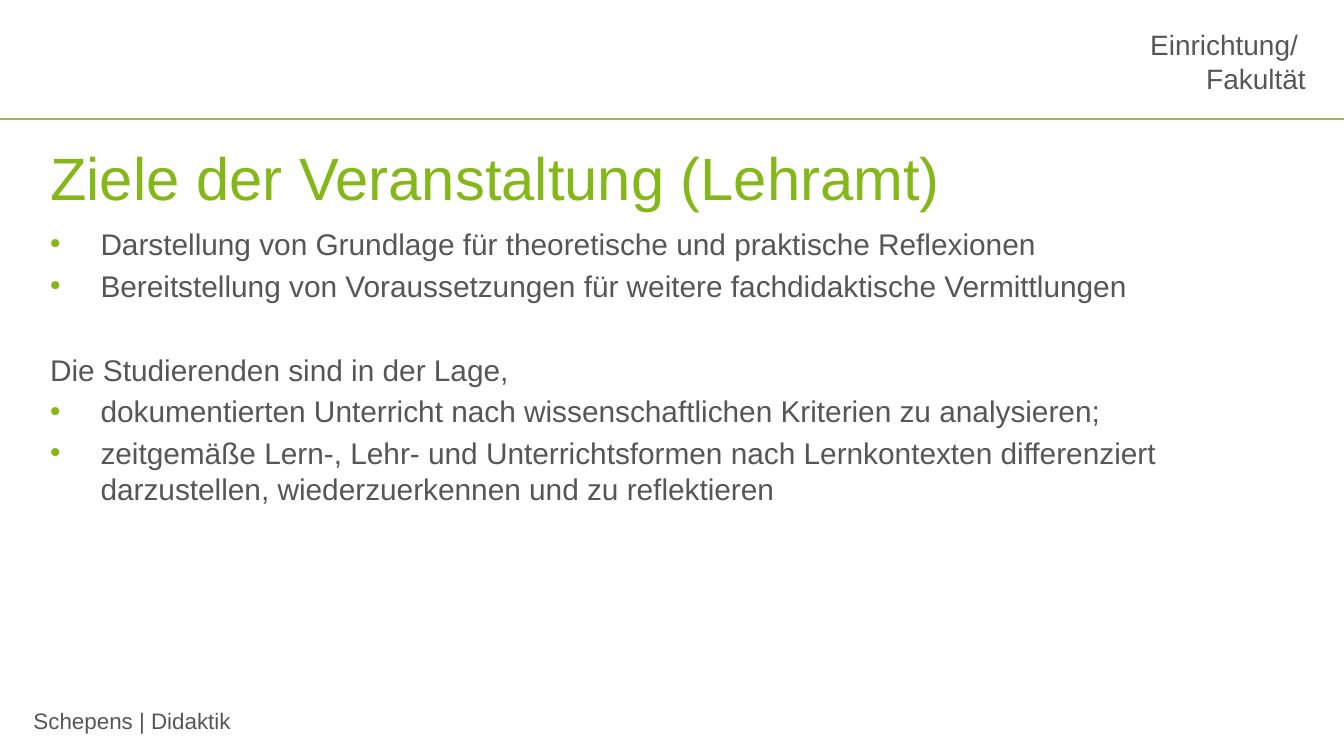
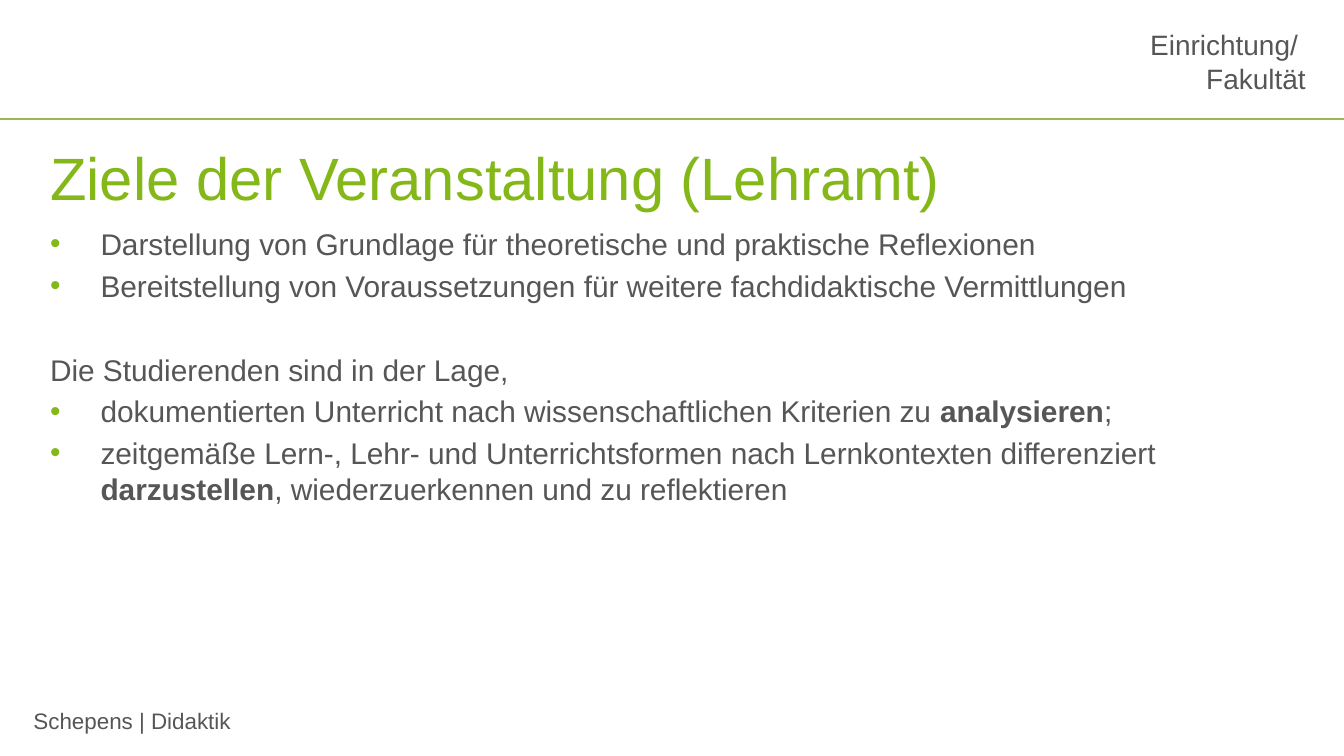
Before and after one commit to jobschepens/didakt22, a slide deck: slide 8 of folien/week1.pptx. Drawn at 1344x756 pixels with LibreOffice and Linux fonts; fonts in the diff are those of the drawing; background and template pictures are left out. Boxes give left, top, right and bottom in pixels: in the first picture for what was removed or moved away, otherwise in the second. Text is boxed around its words. In the diff, an @@ line names an element or a change of style, - is before the commit and + after.

```diff
--- a/folien/week1.pptx
+++ b/folien/week1.pptx
@@ text at (101, 400, 1156, 504): bold on in "analysieren;", "darzustellen," @@
```
Also in this commit, not shown: 11 other slides changed, 2 slides added, 1 slide removed, 1 other file.
